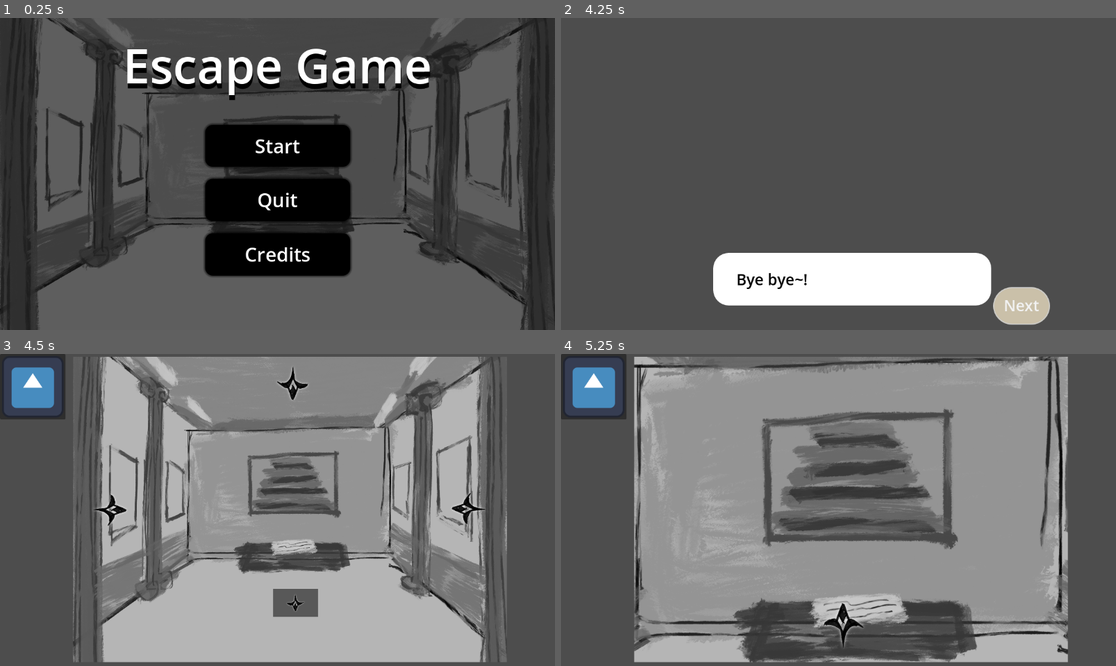
Above: before the commit, frames 1-4 (two rows, left to right).
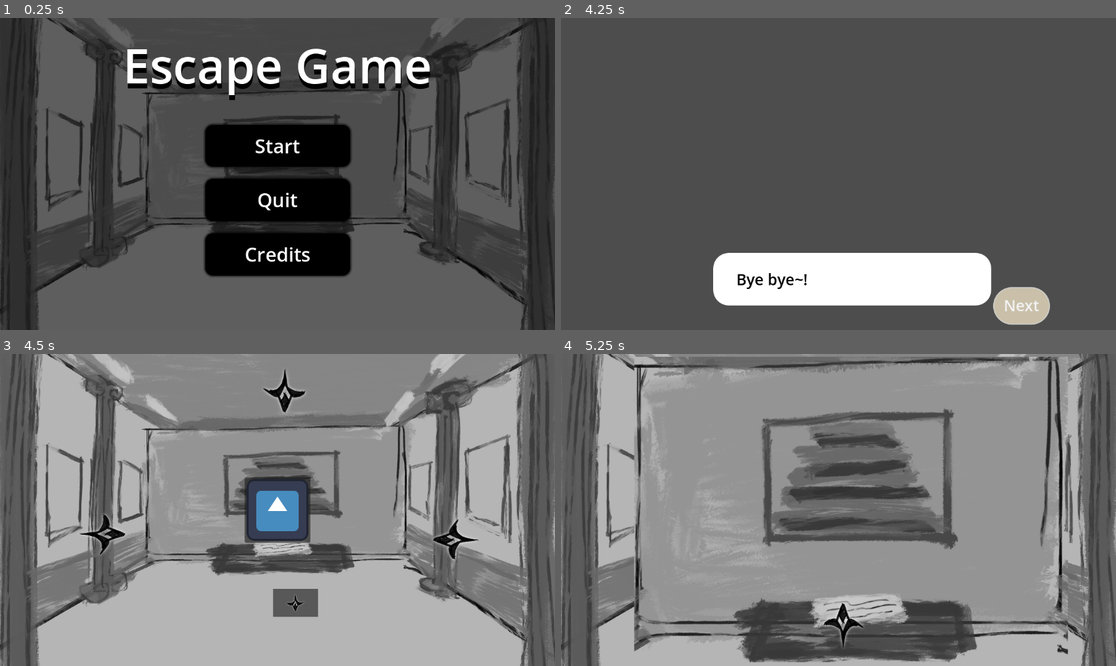
Above: after the commit, the same moments.

Repository: yaliu10/Escape-Room
Game: Godot game, scene res://Scenes/start_menu.tscn
The game is run twice, just before and just after one commit, with the same random seed, the same clock (stepped at 60 frames per second) and the same inputs. The engine's default icon, where the game draws it, is replaced by a stand-in: a white triangle on a blue panel in a dark square.
Inputs (mouse positions are in pixels of both pictures, inside the frame that each line leads up to):
- Up to frame 1 (0.25 s): no input
- Up to frame 2 (4.25 s): click "Start" at 0.5 s; click "Next" at 1.25 s; click "Next" at 2 s; click "Next" at 2.75 s; tap Enter at 3.5 s
- Up to frame 3 (4.5 s): tap Space at 4.25 s
- Up to frame 4 (5.25 s): click (855, 385) at 5.02 s

Frames 1-2 are identical in both runs. In frame 3, 44% of the frame differs, in the area x 0-100%, y 0-100%; in frame 4, 14%.

Commit message:
Start a little bit of info interaction & decorating the button

Diff:
--- /dev/null
+++ b/escape-room/Scenes/art_info.tscn
@@ -0,0 +1,32 @@
+[gd_scene load_steps=2 format=3 uid="uid://dgl55br125c8m"]
+
+[ext_resource type="Texture2D" uid="uid://cyamkeioip6ar" path="res://icon.svg" id="1_d43q1"]
+
+[node name="ArtInfo" type="Control"]
+layout_mode = 3
+anchors_preset = 15
+anchor_right = 1.0
+anchor_bottom = 1.0
+grow_horizontal = 2
+grow_vertical = 2
+
+[node name="Sprite2D" type="Sprite2D" parent="."]
+position = Vector2(577.25, 329.375)
+scale = Vector2(1.90234, 1.86914)
+texture = ExtResource("1_d43q1")
+
+[node name="RichTextLabel" type="RichTextLabel" parent="."]
+layout_mode = 1
+anchors_preset = 8
+anchor_left = 0.5
+anchor_top = 0.5
+anchor_right = 0.5
+anchor_bottom = 0.5
+offset_left = -83.0
+offset_top = -78.0
+offset_right = 94.0
+offset_bottom = 84.0
+grow_horizontal = 2
+grow_vertical = 2
+theme_override_font_sizes/normal_font_size = 30
+text = "Testing! Hehe"
--- a/escape-room/Scenes/left_wall.tscn
+++ b/escape-room/Scenes/left_wall.tscn
@@ -13,20 +13,44 @@
 grow_vertical = 2
 script = ExtResource("1_crjaa")
 
-[node name="PlaceholderLeftWall" type="Sprite2D" parent="."]
-position = Vector2(602, 323)
-scale = Vector2(0.3, 0.3)
+[node name="TextureRect" type="TextureRect" parent="."]
+layout_mode = 1
+anchors_preset = 15
+anchor_right = 1.0
+anchor_bottom = 1.0
+grow_horizontal = 2
+grow_vertical = 2
 texture = ExtResource("1_fxllj")
+expand_mode = 1
 
 [node name="Button" type="Button" parent="."]
-layout_mode = 0
-offset_left = 695.0
-offset_top = 637.0
-offset_right = 3703.0
-offset_bottom = 2761.0
-rotation = 3.12593
-scale = Vector2(0.0715281, 0.0715281)
-icon = ExtResource("3_alxna")
+layout_mode = 1
+anchors_preset = -1
+anchor_left = 0.461806
+anchor_top = 0.532407
+anchor_right = 0.572049
+anchor_bottom = 0.669753
+offset_left = -4.0
+offset_top = -4.0
+offset_right = 4.0
+offset_bottom = 4.0
+grow_horizontal = 2
+grow_vertical = 2
 flat = true
+metadata/_edit_use_anchors_ = true
+
+[node name="TextureRect" type="TextureRect" parent="Button"]
+layout_mode = 1
+anchors_preset = -1
+anchor_left = -0.481481
+anchor_top = -0.0309279
+anchor_right = 1.40741
+anchor_bottom = 1.57732
+grow_horizontal = 2
+grow_vertical = 2
+texture = ExtResource("3_alxna")
+expand_mode = 1
+flip_v = true
+metadata/_edit_use_anchors_ = true
 
 [connection signal="pressed" from="Button" to="." method="_on_button_pressed"]
--- a/escape-room/Scenes/main.tscn
+++ b/escape-room/Scenes/main.tscn
@@ -15,42 +15,91 @@
 grow_vertical = 2
 script = ExtResource("1_uc6yk")
 
-[node name="Img2640" type="Sprite2D" parent="."]
-position = Vector2(602, 323)
-scale = Vector2(0.3, 0.3)
+[node name="TextureRect" type="TextureRect" parent="."]
+layout_mode = 1
+anchors_preset = 15
+anchor_right = 1.0
+anchor_bottom = 1.0
+grow_horizontal = 2
+grow_vertical = 2
 texture = ExtResource("2_g73d6")
+expand_mode = 1
 
-[node name="Up Button" type="Button" parent="."]
-layout_mode = 0
-offset_left = 523.0
-offset_top = 5.0
-offset_right = 3531.0
-offset_bottom = 2129.0
+[node name="Control" type="Control" parent="."]
+layout_mode = 1
+anchors_preset = 15
+anchor_right = 1.0
+anchor_bottom = 1.0
+grow_horizontal = 2
+grow_vertical = 2
+
+[node name="Left Button" type="Button" parent="Control"]
+layout_mode = 1
+anchors_preset = -1
+offset_right = 8.0
+offset_bottom = 8.0
 scale = Vector2(0.0560984, 0.0535125)
-icon = ExtResource("3_j2lnq")
 flat = true
 
-[node name="Right Button" type="Button" parent="."]
-layout_mode = 0
-offset_left = 1030.0
-offset_top = 238.0
-offset_right = 4038.0
-offset_bottom = 2362.0
-rotation = 1.59175
+[node name="TextureRect" type="TextureRect" parent="Control/Left Button"]
+layout_mode = 1
+anchors_preset = -1
+anchor_left = 305.267
+anchor_top = 1128.24
+anchor_right = 811.017
+anchor_bottom = 1471.62
+rotation = -1.5708
+texture = ExtResource("3_j2lnq")
+expand_mode = 1
+metadata/_edit_use_anchors_ = true
+
+[node name="Right Button" type="Button" parent="Control"]
+layout_mode = 1
+anchors_preset = -1
+offset_right = 8.0
+offset_bottom = 8.0
 scale = Vector2(0.0560984, 0.0535125)
-icon = ExtResource("3_j2lnq")
 flat = true
 
-[node name="Left Button" type="Button" parent="."]
-layout_mode = 0
-offset_left = 171.0
-offset_top = 408.0
-offset_right = 3179.0
-offset_bottom = 2532.0
-rotation = -1.55861
+[node name="TextureRect" type="TextureRect" parent="Control/Right Button"]
+layout_mode = 1
+anchors_preset = -1
+anchor_left = 2277.25
+anchor_top = 647.045
+anchor_right = 2783.0
+anchor_bottom = 990.42
+rotation = 1.5708
+texture = ExtResource("3_j2lnq")
+expand_mode = 1
+metadata/_edit_use_anchors_ = true
+
+[node name="Up Button" type="Button" parent="Control"]
+layout_mode = 1
+anchors_preset = -1
+anchor_left = -0.003
+anchor_top = -0.006
+anchor_right = -0.003
+anchor_bottom = -0.006
+offset_left = 0.12
+offset_top = 0.24
+offset_right = 8.12
+offset_bottom = 8.24
+grow_horizontal = 2
+grow_vertical = 2
 scale = Vector2(0.0560984, 0.0535125)
-icon = ExtResource("3_j2lnq")
 flat = true
+
+[node name="TextureRect" type="TextureRect" parent="Control/Up Button"]
+layout_mode = 1
+anchors_preset = -1
+anchor_left = 1069.55
+anchor_top = 18.6872
+anchor_right = 1575.3
+anchor_bottom = 362.062
+grow_horizontal = 2
+grow_vertical = 2
+texture = ExtResource("3_j2lnq")
+expand_mode = 1
 
 [node name="text object" type="Button" parent="."]
 layout_mode = 0
@@ -61,19 +110,33 @@
 scale = Vector2(-0.0309632, 0.0273233)
 icon = ExtResource("3_j2lnq")
 
+[node name="TextureRect" type="TextureRect" parent="text object"]
+layout_mode = 0
+offset_right = 40.0
+offset_bottom = 40.0
+
 [node name="CanvasLayer" type="CanvasLayer" parent="."]
 
 [node name="PauseScreen" parent="CanvasLayer" instance=ExtResource("4_kx0le")]
 unique_name_in_owner = true
 
 [node name="PauseIcon" type="Button" parent="."]
-layout_mode = 0
-offset_right = 8.0
-offset_bottom = 8.0
+layout_mode = 1
+anchors_preset = 8
+anchor_left = 0.5
+anchor_top = 0.5
+anchor_right = 0.5
+anchor_bottom = 0.5
+offset_left = -68.0
+offset_top = -68.0
+offset_right = 68.0
+offset_bottom = 68.0
+grow_horizontal = 2
+grow_vertical = 2
 icon = ExtResource("5_jynig")
 
-[connection signal="pressed" from="Up Button" to="." method="_on_up_button_pressed"]
-[connection signal="pressed" from="Right Button" to="." method="_on_right_button_pressed"]
-[connection signal="pressed" from="Left Button" to="." method="_on_left_button_pressed"]
+[connection signal="pressed" from="Control/Left Button" to="." method="_on_up_button_pressed"]
+[connection signal="pressed" from="Control/Right Button" to="." method="_on_up_button_pressed"]
+[connection signal="pressed" from="Control/Up Button" to="." method="_on_up_button_pressed"]
 [connection signal="pressed" from="text object" to="." method="_on_text_object_pressed"]
 [connection signal="pressed" from="PauseIcon" to="CanvasLayer/PauseScreen" method="_on_pause_icon_pressed"]
--- a/escape-room/Scenes/right_wall.tscn
+++ b/escape-room/Scenes/right_wall.tscn
@@ -13,20 +13,37 @@
 grow_vertical = 2
 script = ExtResource("1_pwk68")
 
-[node name="PlaceholderRightWall" type="Sprite2D" parent="."]
-position = Vector2(602, 323)
-scale = Vector2(0.3, 0.3)
+[node name="TextureRect" type="TextureRect" parent="."]
+layout_mode = 1
+anchors_preset = 15
+anchor_right = 1.0
+anchor_bottom = 1.0
+grow_horizontal = 2
+grow_vertical = 2
 texture = ExtResource("1_wix7h")
+expand_mode = 1
 
 [node name="Button" type="Button" parent="."]
-layout_mode = 0
-offset_left = 695.0
-offset_top = 637.0
-offset_right = 3703.0
-offset_bottom = 2761.0
-rotation = 3.12593
-scale = Vector2(0.0715281, 0.0715281)
-icon = ExtResource("3_cxqnp")
+layout_mode = 1
+anchors_preset = -1
+anchor_left = 0.638021
+anchor_top = 0.67284
+anchor_right = 0.814236
+anchor_bottom = 0.87963
 flat = true
 
+[node name="TextureRect" type="TextureRect" parent="Button"]
+layout_mode = 1
+anchors_preset = -1
+anchor_left = -1.24631
+anchor_top = -0.850746
+anchor_right = -0.246305
+anchor_bottom = 0.149254
+grow_horizontal = 2
+grow_vertical = 2
+texture = ExtResource("3_cxqnp")
+expand_mode = 2
+flip_v = true
+metadata/_edit_use_anchors_ = true
+
 [connection signal="pressed" from="Button" to="." method="_on_button_pressed"]
